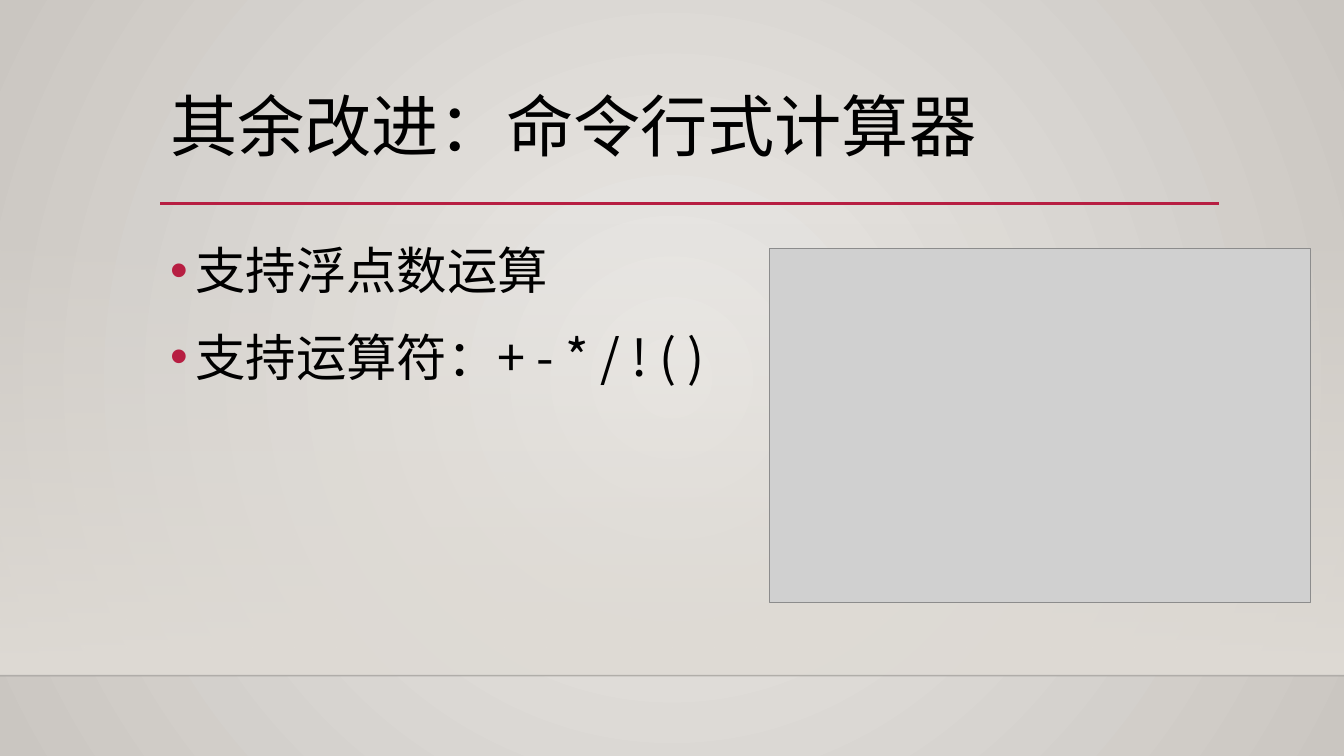
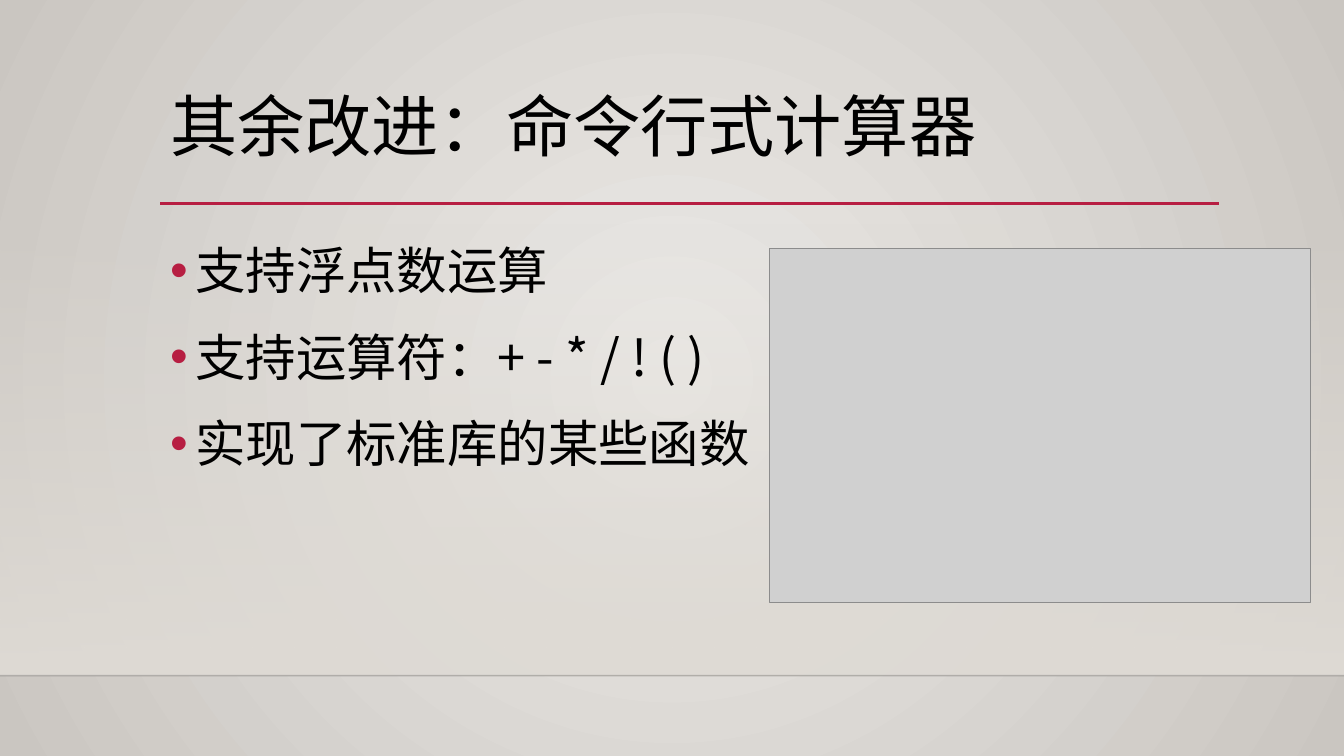
Before and after one commit to wuhaixu2016/xv6_OS, a slide deck: slide 19 of report/shell改进.pptx (slide 17 before the commit). Drawn at 1344x756 pixels with LibreOffice and Linux fonts; fonts in the diff are those of the drawing; grey boxes stand for pictures; background and template pictures are left out. Boxes give left, top, right and bottom in pixels: in the first picture for what was removed or moved away, otherwise in the second. Text is boxed around its words. In the diff, an @@ line names an element or a change of style, - is before the commit and + after.

```diff
--- a/report/shell改进.pptx
+++ b/report/shell改进.pptx
@@ text at (x1=195, y1=419, x2=749, y2=466): paragraph added @@
+• 实现了标准库的某些函数
```
Also in this commit, not shown: 6 other slides changed, 2 slides added, 6 other files.
